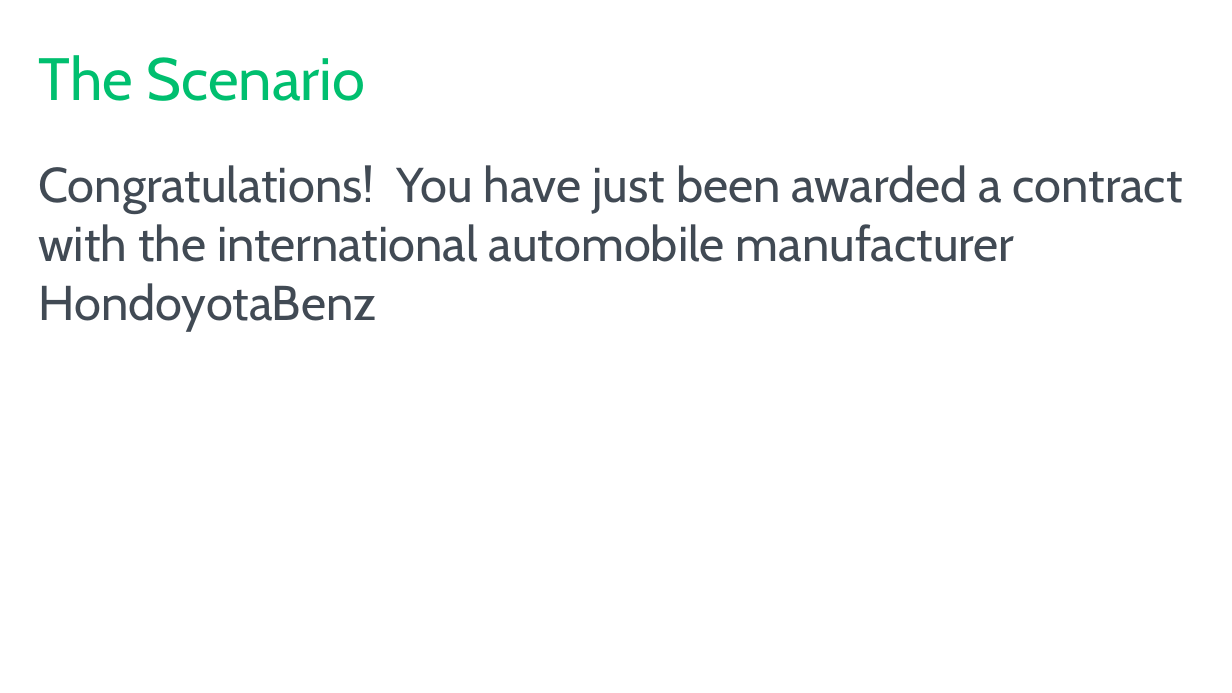
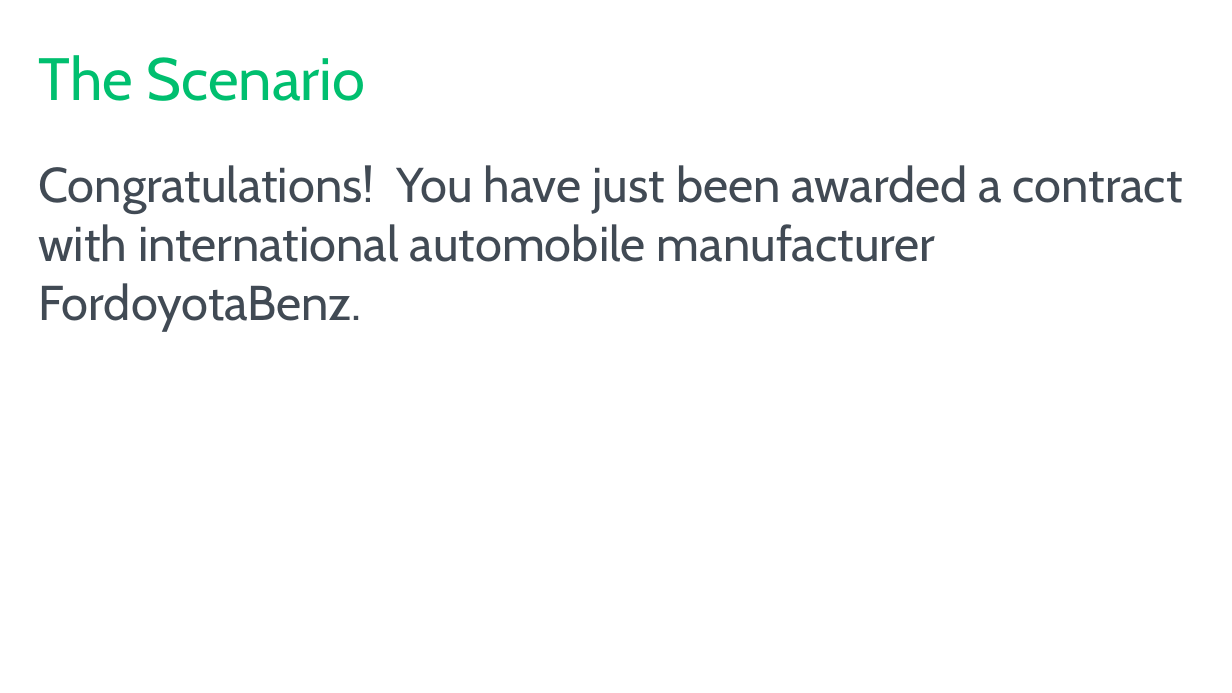
Before and after one commit to tf3604/RememberWhenTemporal, a slide deck: slide 3 of Temporal.pptx. Drawn at 1232x693 pixels with LibreOffice and Linux fonts; fonts in the diff are those of the drawing; background and template pictures are left out. Boxes give left, top, right and bottom in pixels: in the first picture for what was removed or moved away, otherwise in the second. Text is boxed around its words. In the diff, an @@ line names an element or a change of style, - is before the commit and + after.

Commit message:
Minor changes to scenario slide.

```diff
--- a/Temporal.pptx
+++ b/Temporal.pptx
@@ text at (38, 165, 1183, 331): text changed @@
-Congratulations! You have just been awarded a contract with the international automobile manufacturer HondoyotaBenz
+Congratulations! You have just been awarded a contract with international automobile manufacturer FordoyotaBenz.
```
